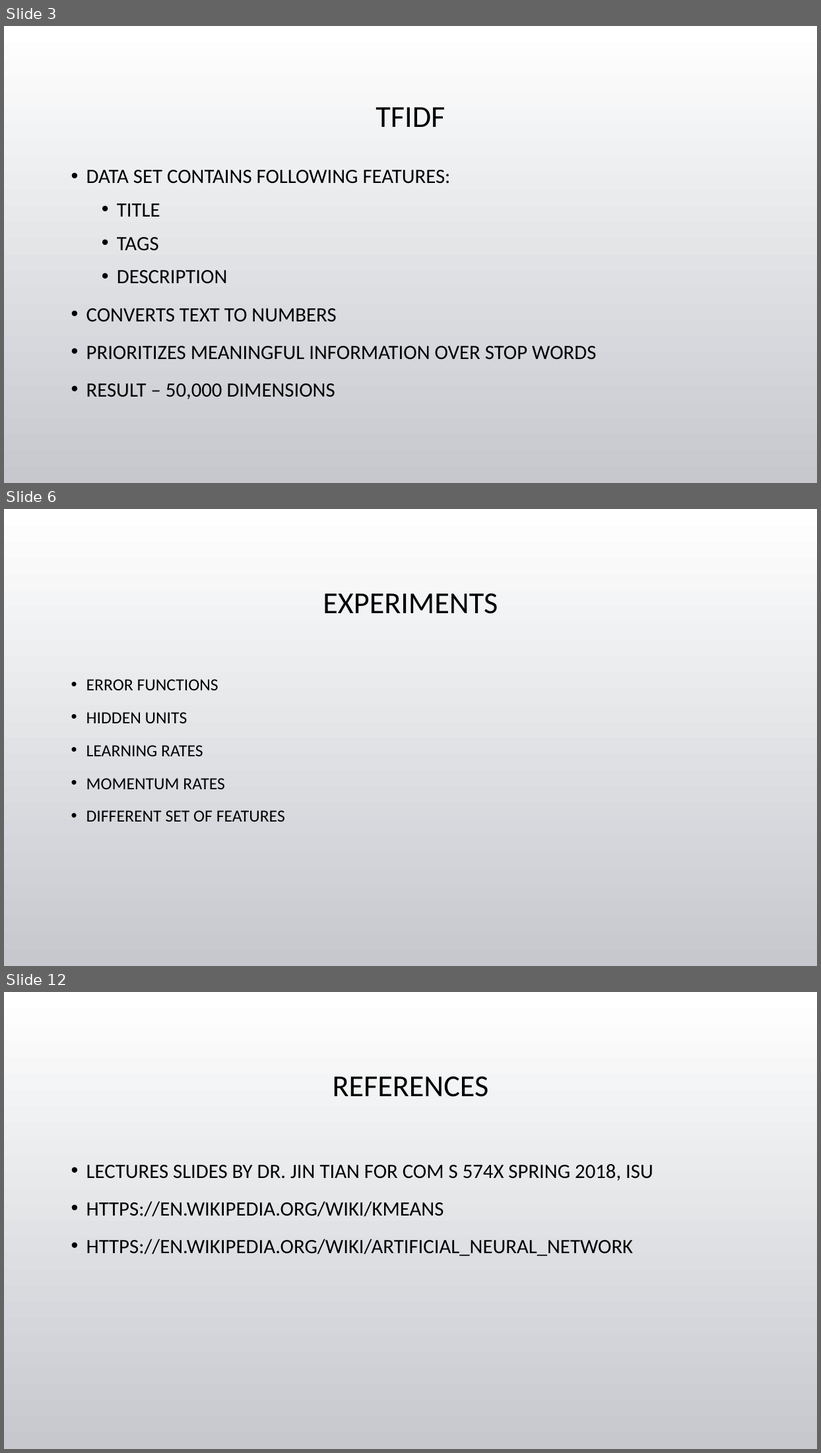
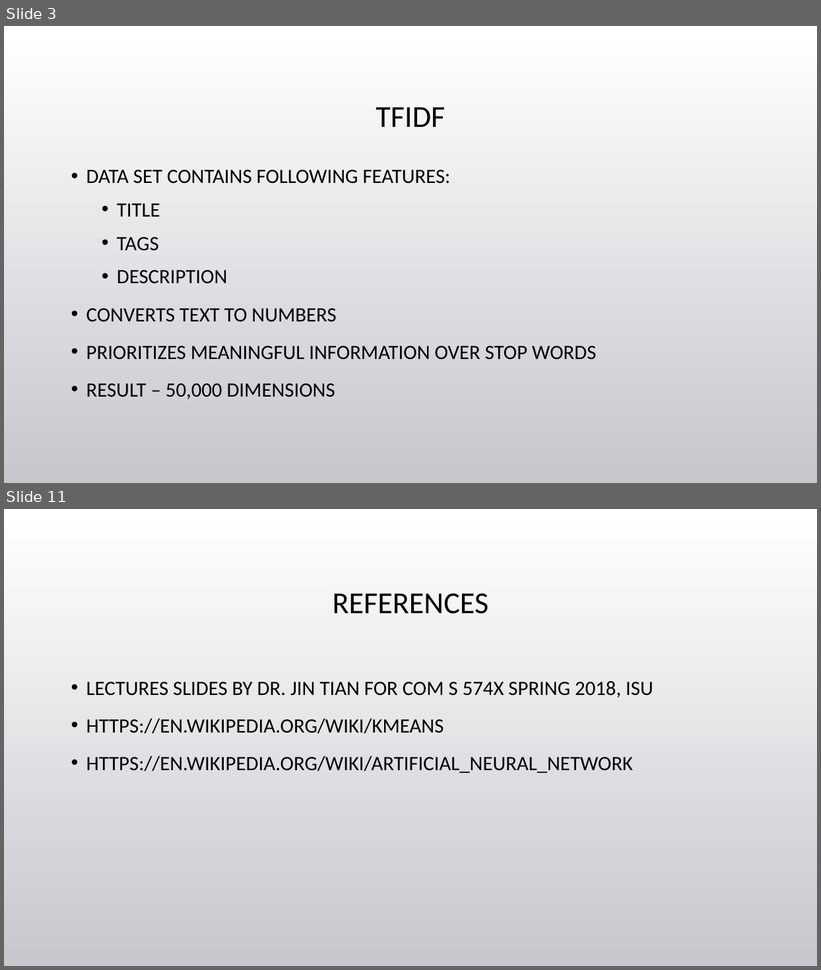
Before and after one commit to tgore03/ClassiTube, a slide deck: Categorizing YouTube Videos.pptx. Shown one above the other, each under a label of ours: slides 3, 6 and 12 before the commit, slides 3 and 11 after it; the slides between them are not shown. The pictures are 821x1453 and 821x970 pixels, drawn with LibreOffice and Linux fonts; fonts in the diff are those of the drawing; background and template pictures are left out. Boxes give left, top, right and bottom in pixels: in the first picture for what was removed or moved away, otherwise in the second. Text is boxed around its words. In the diff, an @@ line names an element or a change of style, - is before the commit and + after.

```diff
--- a/Categorizing YouTube Videos.pptx
+++ b/Categorizing YouTube Videos.pptx
@@ slide 6 removed at [4, 509, 817, 966], background picture (left out) @@
@@ title removed at [323, 593, 498, 614] @@
-EXPERIMENTS
@@ text removed at [86, 679, 285, 822] @@
-• ERROR FUNCTIONS
-• HIDDEN UNITS
-• LEARNING RATES
-• MOMENTUM RATES
-• DIFFERENT SET OF FEATURES
@@ what was slide 12 is now slide 11 @@
```
Also in this commit, not shown: 4 slides changed, 4 slides added, 4 other slides removed, 5 other files.
